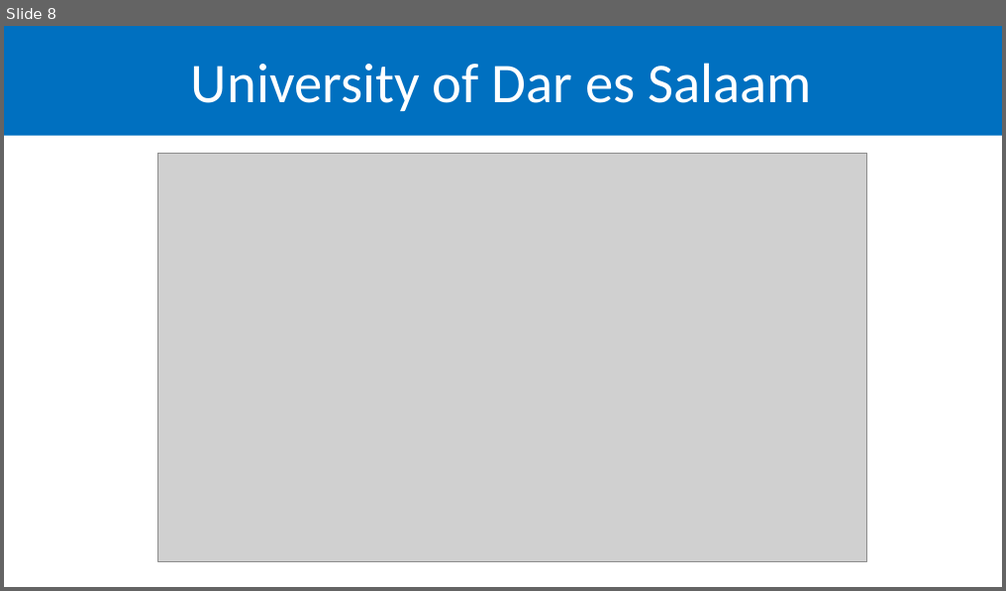
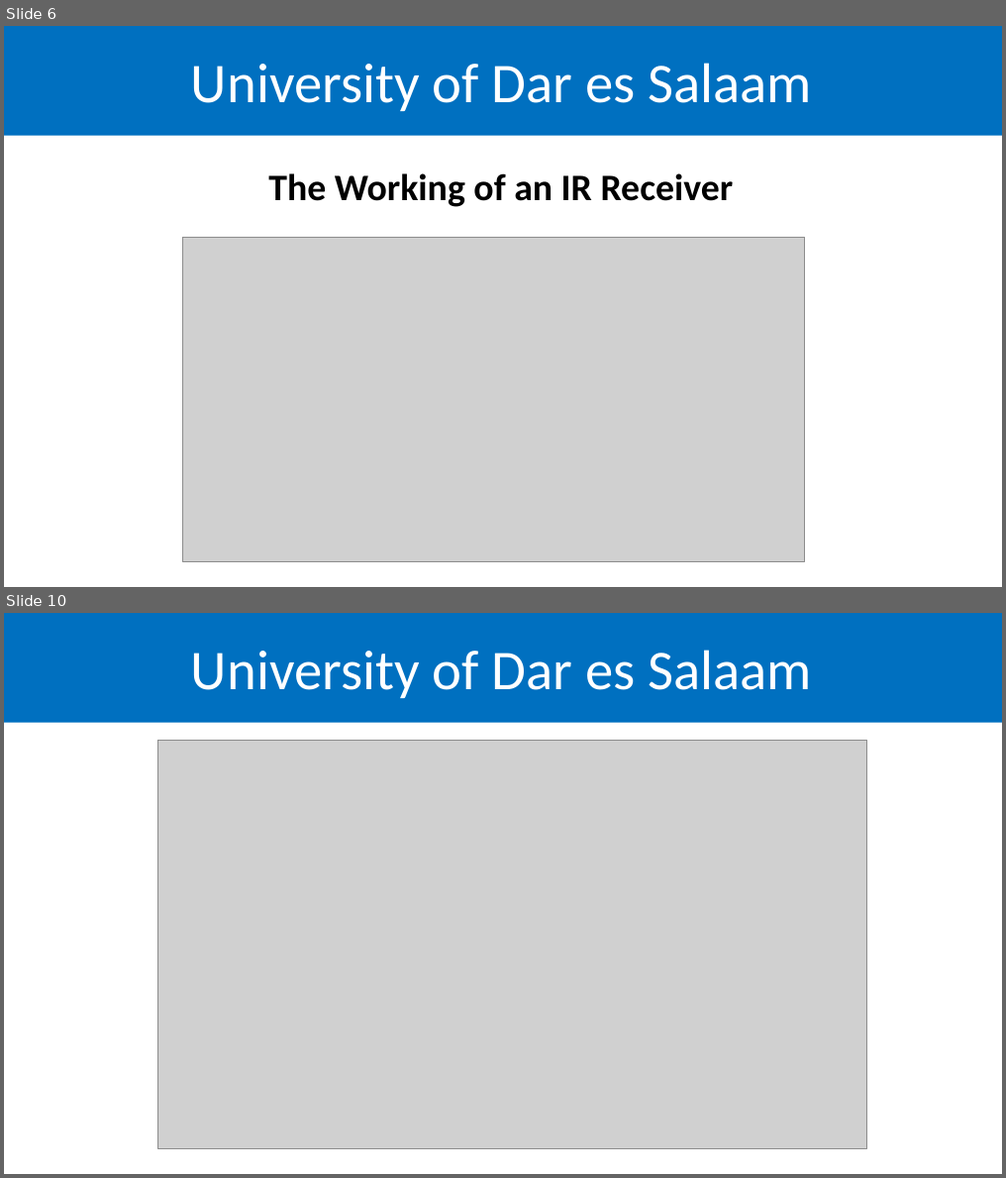
Before and after one commit to kelvkedyson/uissArduino, a slide deck: Practicals/Project 2/Lecture/ppt/Project 2.pptx. Shown one above the other, each under a label of ours: slide 8 before the commit, slides 6 and 10 after it; the slides between them are not shown. The pictures are 1006x591 and 1006x1178 pixels, drawn with LibreOffice and Linux fonts; fonts in the diff are those of the drawing; grey boxes stand for pictures; background and template pictures are left out. Boxes give left, top, right and bottom in pixels: in the first picture for what was removed or moved away, otherwise in the second. Text is boxed around its words. In the diff, an @@ line names an element or a change of style, - is before the commit and + after.

```diff
--- a/Practicals/Project 2/Lecture/ppt/Project 2.pptx
+++ b/Practicals/Project 2/Lecture/ppt/Project 2.pptx
@@ slide 6 added at (4, 26, 1002, 587), background #FFFFFF; not listed: 2 template elements that a slide beside it also shows @@
@@ text added at (268, 174, 734, 207), 36 pt, text #000000, bold @@
+The Working of an IR Receiver
@@ picture added at (182, 237, 804, 562) @@
@@ what was slide 8 is now slide 10 @@
```
Also in this commit, not shown: 4 slides changed, 4 other slides added, 3 slides removed, 1 other file.
